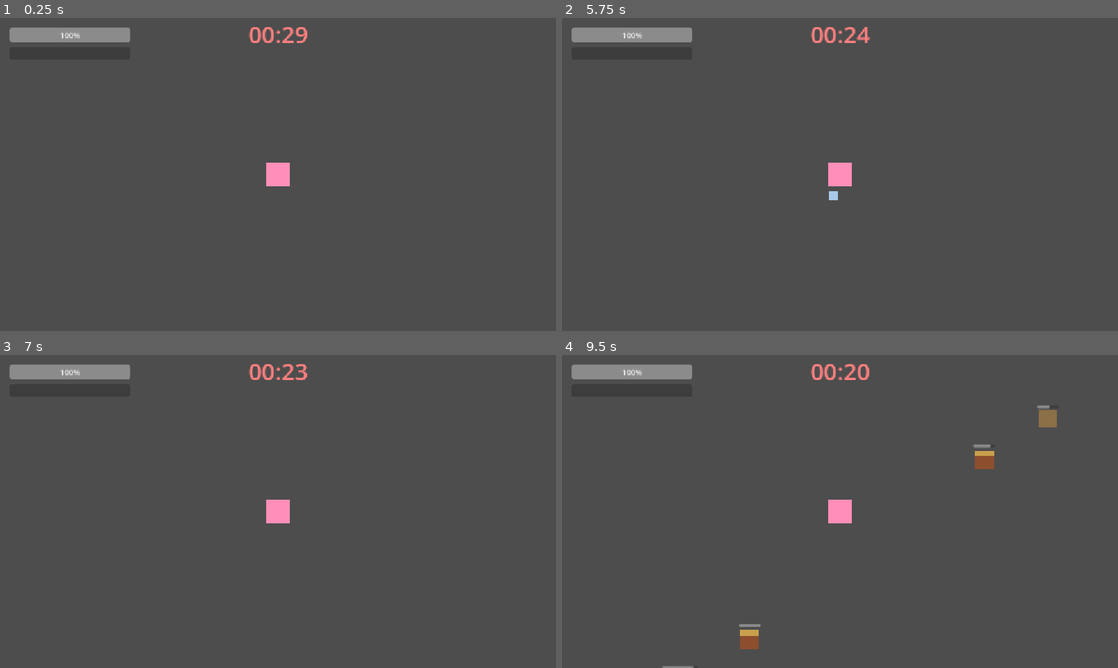
Above: before the commit, frames 1-4 (two rows, left to right).
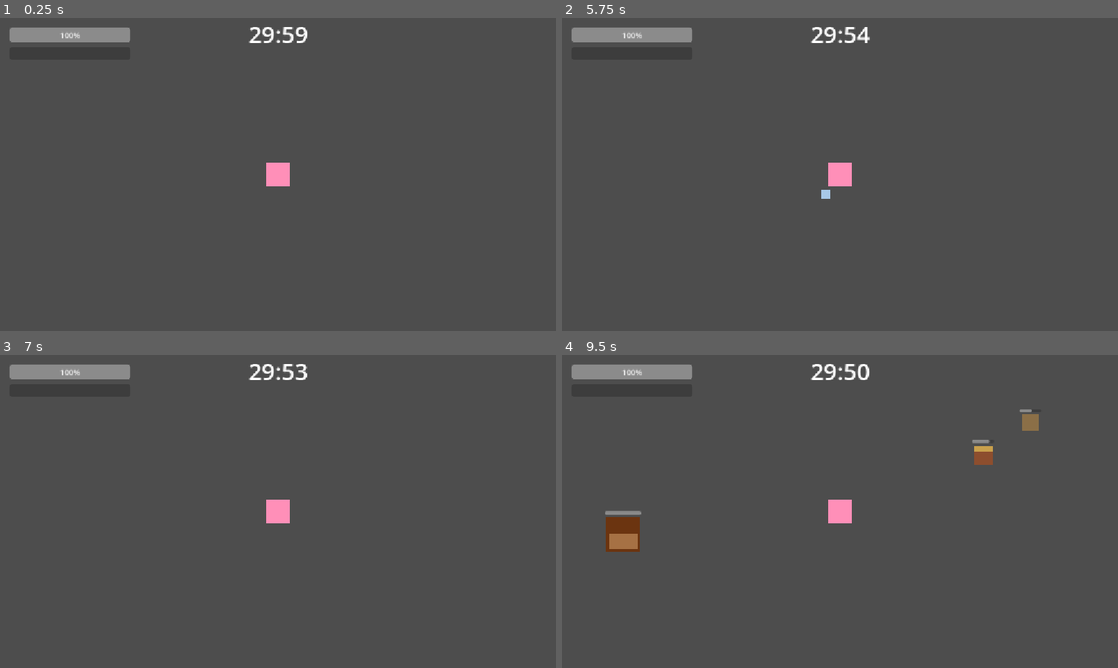
Above: after the commit, the same moments.

Repository: Nerpim/dalhae-survivors
Game: Godot game, scene res://main.tscn
Two runs of this game, one before a commit and one after it. Both use one fixed random seed, a clock stepped at 60 frames per second and the inputs below.
Inputs:
- Up to frame 1 (0.25 s): no input
- Up to frame 2 (5.75 s): tap Enter at 0.5, 5 s; hold Right (ui_right) 0.53-1.28 s; hold Down (ui_down) 1.28-2.03 s; tap Space at 2 s; hold Right (ui_right) 2.03-2.78 s; hold Up (ui_up) 2.78-3.53 s; hold Left (ui_left) 3.53-5.03 s; hold Down (ui_down) from 5.03 s (still down)
- Up to frame 3 (7 s): release Down (ui_down) at 5.78 s; hold Right (ui_right) 5.78-6.53 s; tap Space at 6.5 s; hold Up (ui_up) from 6.53 s (still down)
- Up to frame 4 (9.5 s): release Up (ui_up) at 7.28 s; hold Right (ui_right) 7.28-8.03 s; hold Down (ui_down) 8.03-8.78 s; hold Left (ui_left) from 8.78 s (still down)

The runs differ from the first frame. In frame 1, 0.3% of the frame differs, in the area x 44-56%, y 2-8%; in frame 2, 0.4%; in frame 3, 0.3%; in frame 4, 2.0%, in the area x 7-89%, y 2-100%.

Commit message:
Update stage_manager.gd

Diff:
--- a/stage_manager.gd
+++ b/stage_manager.gd
@@ -1,6 +1,6 @@
 extends Node
 
-@export var stage_duration: float = 30.0
+@export var stage_duration: float = 1800.0
 @export var boss_warning_time: float = 5.0
 
 @export var kkomak_scene: PackedScene
